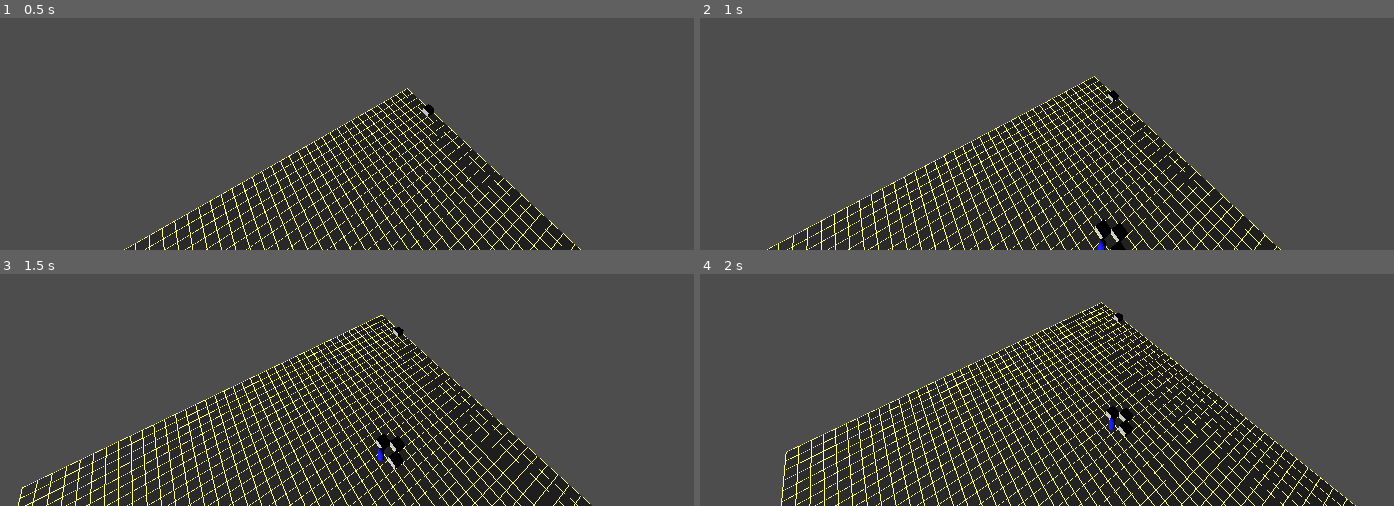
Above: before the commit, frames 1-4 (two rows, left to right).
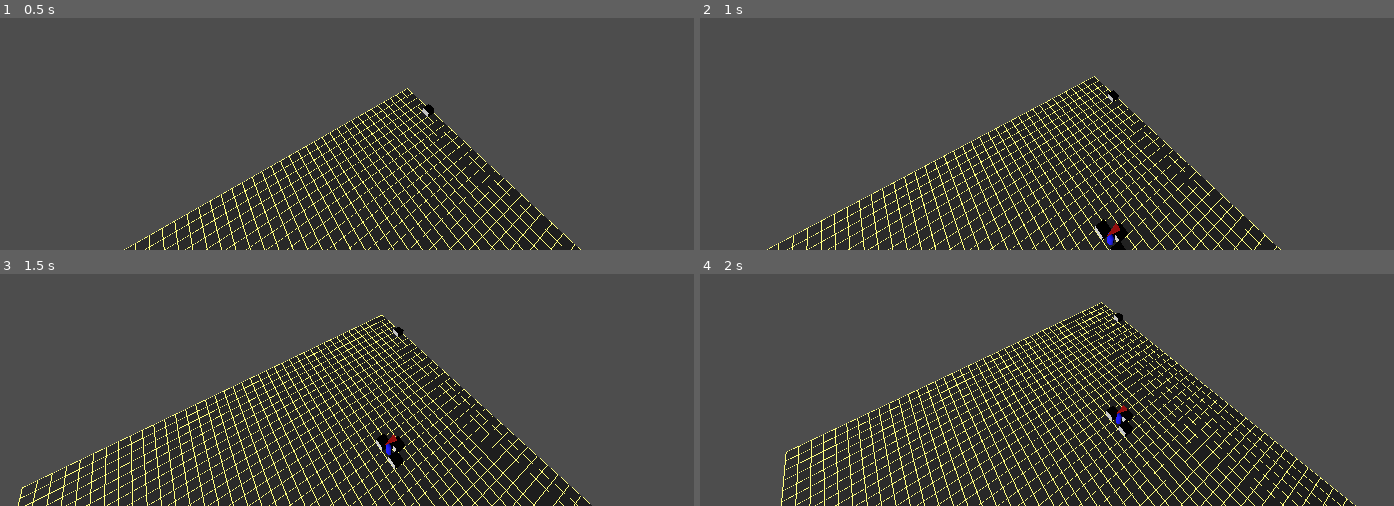
Above: after the commit, the same moments.

Repository: Leon1788/ShadowC
Game: Godot game, scene res://scenes/maps/map_01/map_01.tscn
Same seed, same stepped clock (60 frames per second), same inputs: the game is played once before the commit and once after it.
Inputs (mouse positions are in pixels of both pictures, inside the frame that each line leads up to):
- Up to frame 1 (0.5 s): no input
- Up to frame 2 (1 s): tap Enter at 0.5 s; move the mouse to (outside the picture) at 0.52 s; hold Right (ui_right) from 0.53 s (still down); tap Q at 0.6 s; click (outside the picture) at 0.67 s; tap Space at 0.77 s; tap E at 0.8 s
- Up to frame 3 (1.5 s): move the mouse to (215, 304) at 1.27 s; release Right (ui_right) at 1.28 s; hold Down (ui_down) from 1.28 s (still down); tap E at 1.35 s; click (215, 304) at 1.42 s
- Up to frame 4 (2 s): keep holding Down (ui_down); tap Space at 1.52 s; tap Q at 1.55 s

Frame 1 is identical in both runs. In frame 2, 0.1% of the frame differs, in the area x 57-61%, y 88-100%; in frame 3, 0.1%; in frame 4, 0.1%.

Commit message:
Initial commit

Diff:
--- a/scenes/maps/map_01/map_01.tscn
+++ b/scenes/maps/map_01/map_01.tscn
@@ -39,6 +39,6 @@
 grid_z = 11
 
 [node name="Merc" parent="." instance=ExtResource("4_merc")]
-transform = Transform3D(1, 0, 0, 0, 1, 0, 0, 0, 1, 16.5, 0, 12.5)
+transform = Transform3D(1, 0, 0, 0, 1, 0, 0, 0, 1, 16.5, 0, 11.5)
 grid_x = 16
-grid_z = 12
+grid_z = 11
--- /dev/null
+++ b/scripts/components/facing_component.gd
@@ -0,0 +1,83 @@
+# facing_component.gd
+# Verwaltet Blickrichtung - 8 Richtungen (N, NE, E, SE, S, SW, W, NW)
+# Speicherort: res://scripts/components/facing_component.gd
+
+extends Node
+
+class_name FacingComponent
+
+enum DIRECTION { NORTH = 0, NE = 1, EAST = 2, SE = 3, SOUTH = 4, SW = 5, WEST = 6, NW = 7 }
+
+var current_facing: int = DIRECTION.NORTH
+var ap_component: APComponent = null
+var parent_node: Node3D = null
+
+# Winkel für jede Richtung (0-7 = 0°, 45°, 90°, etc)
+var facing_angles = [0, 45, 90, 135, 180, 225, 270, 315]
+var facing_names = ["North", "NE", "East", "SE", "South", "SW", "West", "NW"]
+
+signal facing_changed(direction: int)
+
+func _ready():
+	pass
+
+func initialize(ap_comp: APComponent = null, parent: Node3D = null) -> void:
+	ap_component = ap_comp
+	parent_node = parent
+	current_facing = DIRECTION.NORTH
+	print("[FacingComponent] Initialisiert | Facing: %s" % facing_names[current_facing])
+
+func rotate_left() -> bool:
+	return rotate_facing(-1)
+
+func rotate_right() -> bool:
+	return rotate_facing(1)
+
+func rotate_facing(direction: int) -> bool:
+	# AP Check - Drehen kostet 1 AP
+	if ap_component and not ap_component.has_ap(1):
+		print("[FacingComponent] FEHLER: Nicht genug AP!")
+		return false
+
+	# Neue Richtung berechnen (0-7, wraparound)
+	var new_facing = (current_facing + direction) % 8
+	if new_facing < 0:
+		new_facing += 8
+
+	# AP ausgeben
+	if ap_component:
+		ap_component.spend_ap(1)
+
+	# Facing ändern
+	current_facing = new_facing
+	facing_changed.emit(current_facing)
+
+	var angle = facing_angles[current_facing]
+	print("[FacingComponent] Gedreht: %s (Index: %d, Winkel: %d°) | AP Kosten: 1" % [
+		facing_names[current_facing],
+		current_facing,
+		angle
+	])
+
+	return true
+
+func get_facing_direction() -> int:
+	return current_facing
+
+func get_facing_angle() -> int:
+	return facing_angles[current_facing]
+
+func get_facing_name() -> String:
+	return facing_names[current_facing]
+
+func get_facing_vector() -> Vector3:
+	# Gibt Richtungsvektor zurück für Facing
+	var angle_rad = deg_to_rad(facing_angles[current_facing])
+	return Vector3(sin(angle_rad), 0, cos(angle_rad)).normalized()
+
+func set_facing(direction: int) -> void:
+	if direction < 0 or direction >= 8:
+		return
+	current_facing = direction
+	facing_changed.emit(current_facing)
+	print("[FacingComponent] Facing gesetzt: %s" % facing_names[current_facing])
--- a/scripts/components/stance_component.gd
+++ b/scripts/components/stance_component.gd
@@ -1,5 +1,6 @@
 # stance_component.gd
 # Verwaltet Stance-System (Standing, Crouch, Prone)
+# Prone belegt 1 Tile dahinter relativ zur Facing-Richtung
 # Speicherort: res://scripts/components/stance_component.gd
 
 extends Node
@@ -11,6 +12,7 @@
 var current_stance: int = STANCE.STANDING
 var grid_manager: GridManager = null
 var parent_merc: MercEntity = null
+var facing_component: FacingComponent = null
 
 var stance_data = {
 	STANCE.STANDING: {
@@ -44,6 +46,11 @@
 	ap_component = ap_comp
 	grid_manager = grid_mgr
 	parent_merc = merc
+
+	# Facing-Komponente vom Merc holen
+	if merc and merc.facing_component:
+		facing_component = merc.facing_component
+
 	current_stance = STANCE.STANDING
 	print("[StanceComponent] Initialisiert | Stance: Standing")
 
@@ -59,7 +66,7 @@
 	if ap_component and not ap_component.has_ap(1):
 		return false
 
-	# Prone = 2 Tiles benötigt
+	# Prone = 2 Tiles benötigt (Merc + 1 Tile dahinter)
 	if new_stance == STANCE.PRONE:
 		if not grid_manager or not parent_merc:
 			return false
@@ -95,10 +102,58 @@
 	var tiles = [merc_pos]
 
 	if stance == STANCE.PRONE:
-		# Prone belegt 2 Tiles in Z-Richtung (hinten)
-		tiles.append(Vector2i(merc_pos.x, merc_pos.y + 1))
+		# Prone belegt 1 Tile DAHINTER relativ zur Facing-Richtung
+		if facing_component:
+			var facing_dir = facing_component.get_facing_direction()
+			var rear_tile = calculate_rear_tile(merc_pos, facing_dir)
+			tiles.append(rear_tile)
+		else:
+			# Fallback: wenn kein Facing, nutze Y+1 (Süd)
+			tiles.append(Vector2i(merc_pos.x, merc_pos.y + 1))
 
 	return tiles
+
+func calculate_rear_tile(merc_pos: Vector2i, facing_direction: int) -> Vector2i:
+	# Facing Directions (0-7):
+	# 0=North(+Z), 1=NE, 2=East(+X), 3=SE, 4=South(-Z), 5=SW, 6=West(-X), 7=NW
+
+	# In Grid-Koordinaten:
+	# X = Ost/West, Y = Nord/Süd
+	# +X = Ost (Right)
+	# -X = West (Left)
+	# +Y = Süd (Down/Hinten in Godot)
+	# -Y = Nord (Up/Vorne in Godot)
+
+	var dx = 0
+	var dy = 0
+
+	match facing_direction:
+		0:  # North → rear ist +Y (Süd, hinter)
+			dx = 0
+			dy = 1
+		1:  # NE → rear ist SE
+			dx = 1
+			dy = 1
+		2:  # East → rear ist Ost
+			dx = 1
+			dy = 0
+		3:  # SE → rear ist SW
+			dx = 1
+			dy = -1
+		4:  # South → rear ist -Y (Nord, hinter)
+			dx = 0
+			dy = -1
+		5:  # SW → rear ist NW
+			dx = -1
+			dy = -1
+		6:  # West → rear ist West
+			dx = -1
+			dy = 0
+		7:  # NW → rear ist NE
+			dx = -1
+			dy = 1
+
+	return merc_pos + Vector2i(dx, dy)
 
 func get_current_stance() -> int:
 	return current_stance
--- a/scripts/entities/merc_entity.gd
+++ b/scripts/entities/merc_entity.gd
@@ -36,6 +36,7 @@
 var health_component: HealthComponent = null
 var selection_component: SelectionComponent = null
 var stance_component: StanceComponent = null
+var facing_component: FacingComponent = null
 
 # References
 var capsule_mesh: MeshInstance3D = null
@@ -43,6 +44,7 @@
 var capsule_shape: CapsuleShape3D = null
 var character_body: CharacterBody3D = null
 var grid_manager: GridManager = null
+var arrow_visual: MeshInstance3D = null
 
 # Capsule Base Daten (aus merc.tscn)
 var capsule_radius: float = 0.3
@@ -60,6 +62,9 @@
 
 	if movement_component and movement_component.get_is_moving():
 		movement_component.update_movement(delta)
+
+	# Update Arrow Rotation jeden Frame
+	update_arrow_rotation()
 
 func update_editor_position() -> void:
 	if not Engine.is_editor_hint():
@@ -93,6 +98,9 @@
 	# Initialisiere Komponenten
 	initialize_components()
 
+	# Erstelle Arrow Visual
+	create_arrow_visual()
+
 func create_components() -> void:
 	# APComponent
 	ap_component = APComponent.new()
@@ -114,6 +122,11 @@
 	stance_component.name = "StanceComponent"
 	add_child(stance_component)
 
+	# FacingComponent
+	facing_component = FacingComponent.new()
+	facing_component.name = "FacingComponent"
+	add_child(facing_component)
+
 	# MovementComponent (braucht andere Komponenten)
 	movement_component = MovementComponent.new()
 	movement_component.name = "MovementComponent"
@@ -136,6 +149,10 @@
 	stance_component.initialize(ap_component, grid_manager, self)
 	stance_component.stance_changed.connect(_on_stance_changed)
 
+	# Facing (braucht AP)
+	facing_component.initialize(ap_component, self)
+	facing_component.facing_changed.connect(_on_facing_changed)
+
 	# Movement (braucht AP + Stance + GridManager)
 	movement_component.initialize(grid_x, grid_z, self, ap_component, stance_component, grid_manager)
 	movement_component.movement_started.connect(_on_movement_started)
@@ -147,6 +164,9 @@
 
 	# Initiale Capsule-Höhe setzen
 	update_capsule_for_stance()
+
+	# Initiale Arrow Rotation
+	update_arrow_rotation()
 
 func set_grid_manager(grid_mgr: GridManager) -> void:
 	grid_manager = grid_mgr
@@ -194,6 +214,38 @@
 		var shape_y = stance_height / 2.0
 		collision_shape_node.position.y = shape_y
 
+func create_arrow_visual() -> void:
+	# Erstelle Arrow Indicator
+	arrow_visual = MeshInstance3D.new()
+	arrow_visual.name = "ArrowVisual"
+	add_child(arrow_visual)
+
+	# Erstelle Cone (Pfeil) - oben spitz, unten breit
+	var arrow_mesh = CylinderMesh.new()
+	arrow_mesh.height = 1.2
+	arrow_mesh.top_radius = 0.0  # Spitze
+	arrow_mesh.bottom_radius = 0.3  # Breitere Base
+	arrow_visual.mesh = arrow_mesh
+
+	# Material - rot für Facing
+	var arrow_material = StandardMaterial3D.new()
+	arrow_material.albedo_color = Color.RED
+	arrow_visual.set_surface_override_material(0, arrow_material)
+
+	# Position über Capsule
+	arrow_visual.position.y = 2.2
+
+	# WICHTIG: Drehe Cone 90° um X damit er nach vorne zeigt statt nach oben
+	arrow_visual.rotation.x = deg_to_rad(90)
+
+func update_arrow_rotation() -> void:
+	if not arrow_visual or not facing_component:
+		return
+
+	# Drehe Arrow basierend auf Facing
+	var angle = deg_to_rad(facing_component.get_facing_angle())
+	arrow_visual.rotation.y = angle
+
 # ============ PUBLIC API ============
 
 func select() -> void:
@@ -281,6 +333,27 @@
 		return stance_component.get_stance_height()
 	return capsule_base_height
 
+# Facing
+func rotate_left() -> bool:
+	if facing_component:
+		return facing_component.rotate_left()
+	return false
+
+func rotate_right() -> bool:
+	if facing_component:
+		return facing_component.rotate_right()
+	return false
+
+func get_facing_direction() -> int:
+	if facing_component:
+		return facing_component.get_facing_direction()
+	return 0
+
+func get_facing_name() -> String:
+	if facing_component:
+		return facing_component.get_facing_name()
+	return "North"
+
 func get_merc_name() -> String:
 	return merc_name
 
@@ -295,6 +368,9 @@
 func _on_stance_changed(stance: int) -> void:
 	update_capsule_for_stance()
 
+func _on_facing_changed(direction: int) -> void:
+	update_arrow_rotation()
+
 func _on_movement_started(target: Vector2i) -> void:
 	pass
 
--- a/scripts/managers/input_manager.gd
+++ b/scripts/managers/input_manager.gd
@@ -1,5 +1,5 @@
 # input_manager.gd
-# Verwaltet Map-Input (Merc-Klicks, Bewegung, Stance)
+# Verwaltet Map-Input (Merc-Klicks, Bewegung, Stance, Facing)
 # Speicherort: res://scripts/managers/input_manager.gd
 
 extends Node
@@ -58,6 +58,12 @@
 		elif event.keycode == KEY_3:
 			handle_stance_key(2)
 			get_tree().root.set_input_as_handled()
+		elif event.keycode == KEY_Q:
+			handle_rotate_left()
+			get_tree().root.set_input_as_handled()
+		elif event.keycode == KEY_E:
+			handle_rotate_right()
+			get_tree().root.set_input_as_handled()
 
 	if event is InputEventMouseMotion:
 		if path_renderer and merc_manager.get_selected_merc():
@@ -99,11 +105,12 @@
 		merc_selected.emit(hit_merc)
 		var merc_pos = hit_merc.get_grid_position()
 		print("[InputManager] Merc selektiert: %s" % hit_merc.merc_name)
-		print("[InputManager] Position: Grid (%d, %d) | AP: %d/%d | Stance: %s" % [
+		print("[InputManager] Position: Grid (%d, %d) | AP: %d/%d | Stance: %s | Facing: %s" % [
 			merc_pos.x, merc_pos.y,
 			hit_merc.get_current_ap(),
 			hit_merc.get_max_ap(),
-			hit_merc.stance_component.get_stance_name()
+			hit_merc.stance_component.get_stance_name(),
+			hit_merc.get_facing_name()
 		])
 	else:
 		# Bewegung zum Grid-Tile
@@ -153,6 +160,44 @@
 	else:
 		print("[InputManager] Stance-Wechsel fehlgeschlagen!")
 
+func handle_rotate_left() -> void:
+	var selected_merc = merc_manager.get_selected_merc()
+
+	if not selected_merc:
+		print("[InputManager] Kein Merc selektiert!")
+		return
+
+	print("[InputManager] Q: Drehen links")
+
+	if selected_merc.rotate_left():
+		print("[InputManager] Rotation erfolgreich!")
+		print("[InputManager] Facing: %s | AP: %d/%d" % [
+			selected_merc.get_facing_name(),
+			selected_merc.get_current_ap(),
+			selected_merc.get_max_ap()
+		])
+	else:
+		print("[InputManager] Rotation fehlgeschlagen!")
+
+func handle_rotate_right() -> void:
+	var selected_merc = merc_manager.get_selected_merc()
+
+	if not selected_merc:
+		print("[InputManager] Kein Merc selektiert!")
+		return
+
+	print("[InputManager] E: Drehen rechts")
+
+	if selected_merc.rotate_right():
+		print("[InputManager] Rotation erfolgreich!")
+		print("[InputManager] Facing: %s | AP: %d/%d" % [
+			selected_merc.get_facing_name(),
+			selected_merc.get_current_ap(),
+			selected_merc.get_max_ap()
+		])
+	else:
+		print("[InputManager] Rotation fehlgeschlagen!")
+
 func screen_to_grid(screen_pos: Vector2) -> Vector2i:
 	if not camera_manager:
 		return Vector2i(-1, -1)
Not shown, added: scripts/components/facing_component.gd.uid
